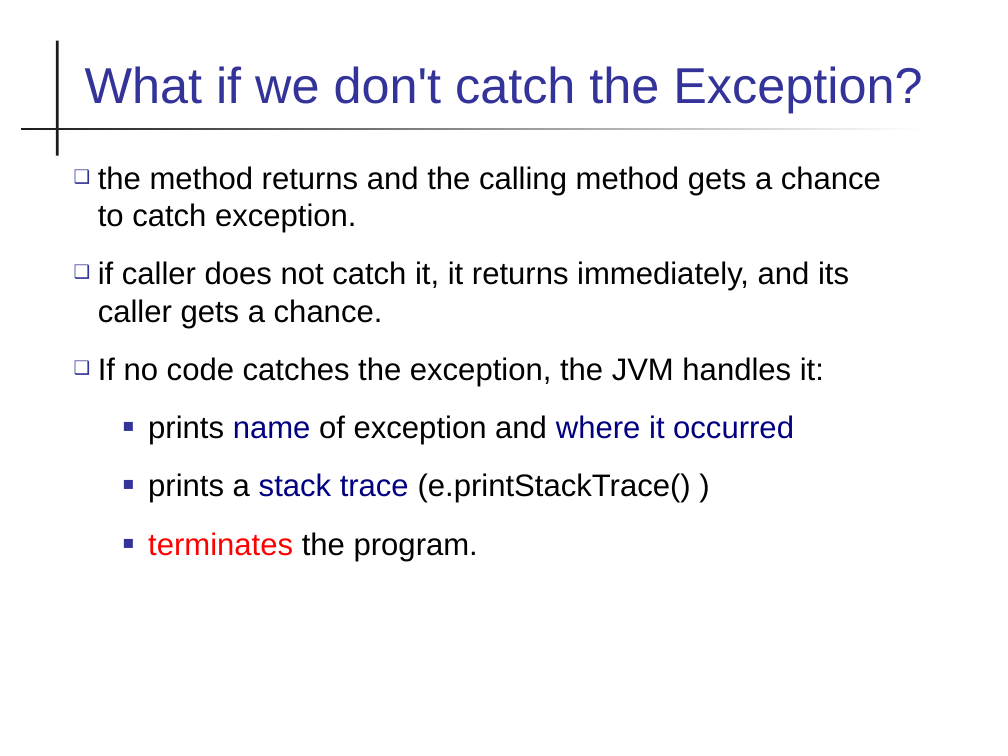
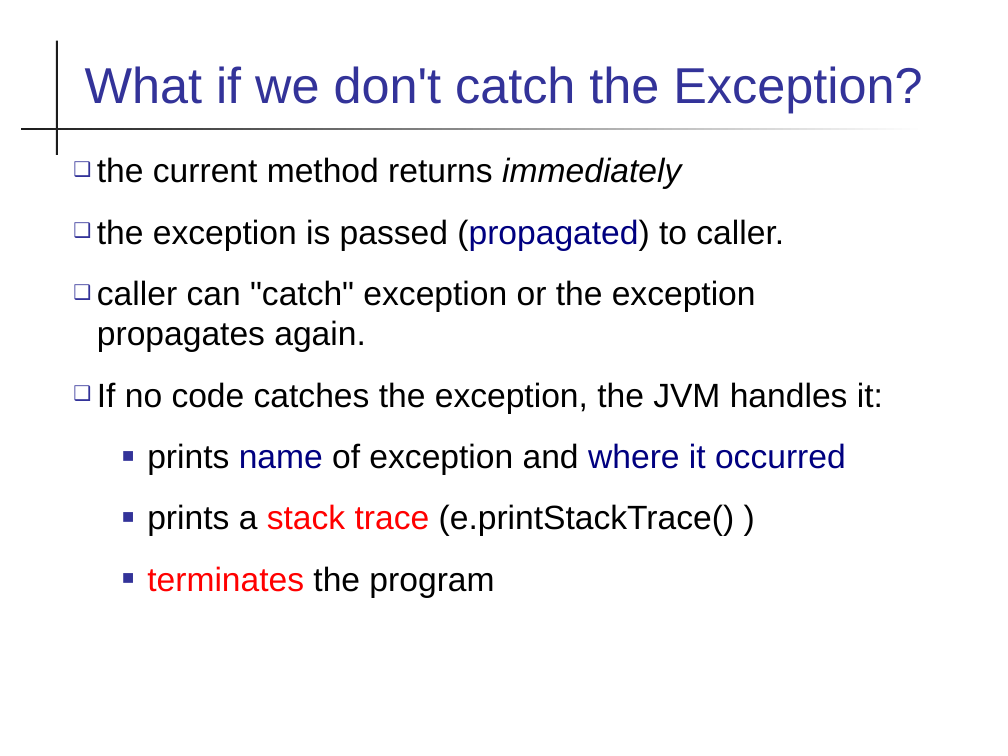
Before and after one commit to skeoop/skeoop.github.io, a slide deck: slide 20 of exceptions/Exceptions.ppt (slide 23 before the commit). Drawn at 1008x756 pixels with LibreOffice and Linux fonts; fonts in the diff are those of the drawing. Boxes give left, top, right and bottom in pixels: in the first picture for what was removed or moved away, otherwise in the second. Text is boxed around its words. In the diff, an @@ line names an element or a change of style, - is before the commit and + after.

Commit message:
revise slides on exceptions

```diff
--- a/exceptions/Exceptions.ppt
+++ b/exceptions/Exceptions.ppt
@@ text "the current method returns immediately": place and size @@
-text "the current method returns immediately" at [98, 166, 881, 561]
+text "the current method returns immediately" at [97, 157, 883, 598]
@@ text at [97, 157, 784, 352]: text changed; size 22.2 to 24 pt @@
-❑ the method returns and the calling method gets a chance to catch exception.
-❑ if caller does not catch it, it returns immediately, and its caller gets a chance.
+❑ the current method returns immediately
+❑ the exception is passed (propagated) to caller.
+❑ caller can "catch" exception or the exception propagates again.
@@ text at [97, 382, 883, 536]: size 22.2 to 24 pt in "If no code catches the exception, the ...", "prints name of exception and where it ...", "prints a stack trace (e.printStackTrace() )"; text colour #000080 to #FF0000 in "stack trace"; indent changed @@
@@ text at [147, 566, 494, 598]: text changed; size 22.2 to 24 pt; text colour #000000 to #FF0000 @@
-  ■ terminates the program.
+  ■ terminates the program
```
Also in this commit, not shown: 33 other slides changed, 3 slides added, 25 slides removed, 7 other files.
